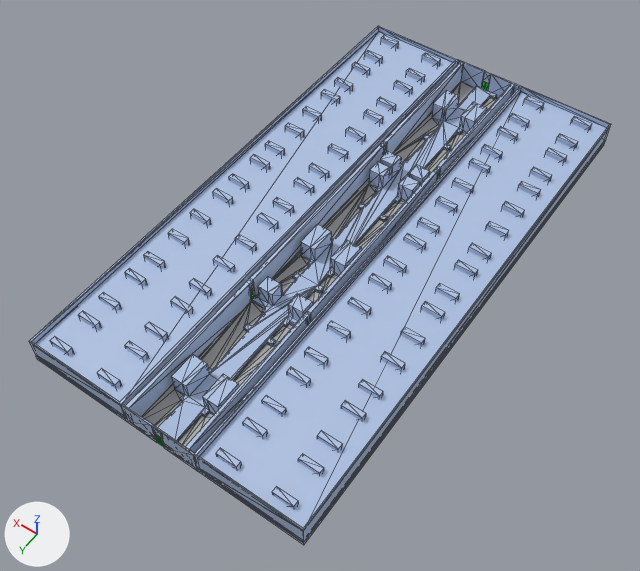
Before and after pictures for a commit that changed the glTF model src/assets/3d/solid/models/Activated_Carbon_Filter_expansion.glb.
One viewpoint serves both versions: a camera (50 mm lens) standing at (-53.9, 83.8, 112.7) and looking at (-0.3, 8.6, -5.3). Every picture has the same lights, and +X, +Y and +Z are marked at lower left. The older version comes first. Mesh edges are drawn as thin lines. Where no turn or scale is listed for an object, it has been applied to the vertices. Vertices at exactly the same position are counted once.

Script lines for the objects in view, before the commit:
```python
me_mesh_025 = bpy.data.meshes.new('Mesh.025')
me_mesh_025.from_pydata(...)  # 1185 vertices, 2092 faces; spans x -25.5..25.4, y -47.7..47.7, z -2.2..2.8
# faces by material slot: [1800, 148, 144]
me_mesh_025.materials.append(mat_wall)  # blue #afc2e3
me_mesh_025.materials.append(mat_other)  # grey #b2b2b2
me_mesh_025.materials.append(mat_door)  # green #00e700
ob_floor1 = bpy.data.objects.new('Floor1', me_mesh_025)
ob_floor1.location = (0.0, 0.0, 0.0)
```
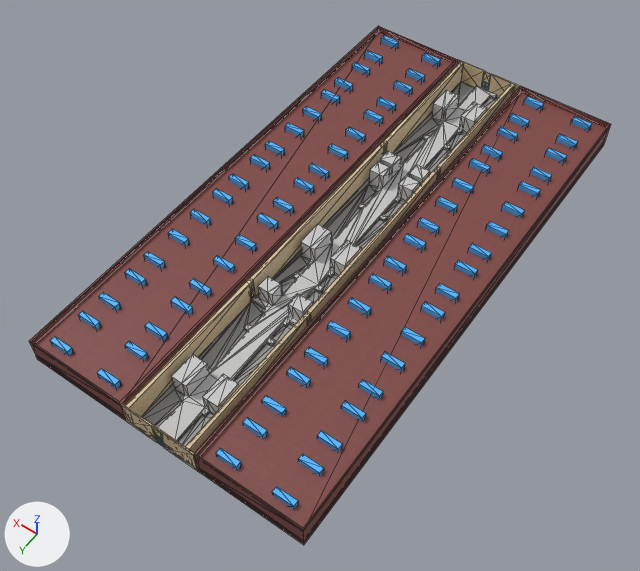
Boxes (x1, y1, x2, y2) around the edits, measured in the pictures (640 x 571 px; the box of a moved part takes in the faces that stretch with it):
part 1 of me_mesh_025, moved or reshaped: (122, 32, 520, 545) in both
part 2 of me_mesh_025, recoloured (blue to brown): (29, 26, 611, 544) in both
part 3 of me_mesh_025, recoloured: (121, 61, 519, 451) in both
part 4 of me_mesh_025, recoloured: (158, 86, 497, 441) in both
part 5 of me_mesh_025, recoloured: (50, 36, 592, 509) in both
part 6 of me_mesh_025, recoloured: (481, 81, 489, 91) in both

What the commit changed:
Picture 'wall2' (img_wall2) is new.
Picture 'wall1' (img_wall1) is new.
Picture 'window' (img_window) is new.
Picture 'ground' (img_ground) is new.
Picture 'gate' (img_gate) is new.
Material 'wall2' (mat_wall2) is new.
Its texture is img_wall2.
Its roughness is 0.553.
Material 'wall1' (mat_wall1) is new.
Its texture is img_wall1.
Its roughness is 0.553.
Material 'window' (mat_window) is new.
Its texture is img_window.
Its roughness is 0.553.
Material 'ground' (mat_ground) is new.
Its texture is img_ground.
Its roughness is 0.553.
Material 'gate' (mat_gate) is new.
Its texture is img_gate.
Its roughness is 0.553.
me_mesh_025 has 1185 vertices, 2092 faces and spans x -25.5..25.4, y -47.7..47.7, z -2.2..2.8.
me_mesh_025 is used by ob_floor1; location (0.0, 0.0, 0.0).
Part 1, on me_mesh_025:
129 faces are deleted.
24 new faces join them, mat_wall2 (picture img_wall2).
71 new faces join them, mat_wall1 (picture img_wall1).
18 new faces join them, mat_ground (picture img_ground).
16 new faces join them, mat_gate (picture img_gate).
me_mesh_025 part 2: 112 faces spanning x -25.5..25.4, y -47.7..47.7, z -2.2..2.8 switch from mat_wall (blue #afc2e3) to mat_wall2 (picture img_wall2).
me_mesh_025 part 3: 152 faces spanning x -6.9..6.6, y -47.7..47.7, z -2.2..2.8 switch from mat_wall (blue #afc2e3) to mat_wall1 (picture img_wall1).
me_mesh_025 part 4: 562 faces spanning x -5.2..5.3, y -47.4..47.5, z -2.2..1.8 switch from mat_wall (blue #afc2e3) to mat_ground (picture img_ground).
me_mesh_025 part 5: 872 faces spanning x -22.7..22.9, y -45.8..45.8, z -2.2..2.8 switch from mat_wall (blue #afc2e3) to mat_window (picture img_window).
me_mesh_025 part 6: 36 faces spanning x -0.7..0.8, y -47.5..47.6, z -2.2..0.4 switch from mat_door (green #00e700) to mat_gate (picture img_gate).
